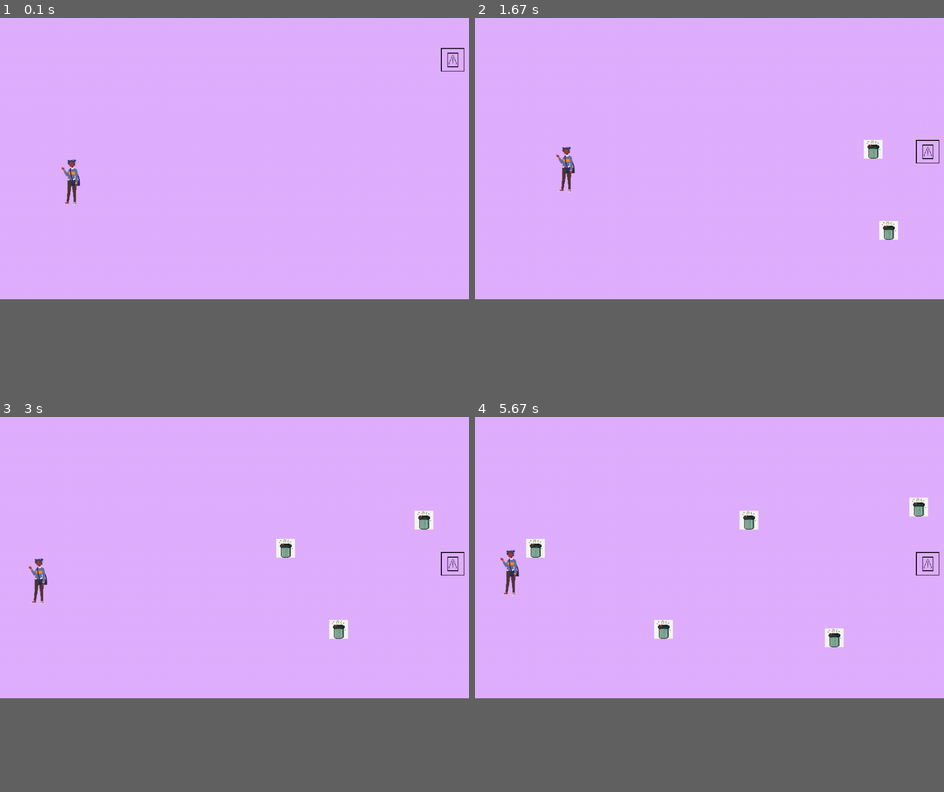
Above: before the commit, frames 1-4 (two rows, left to right).
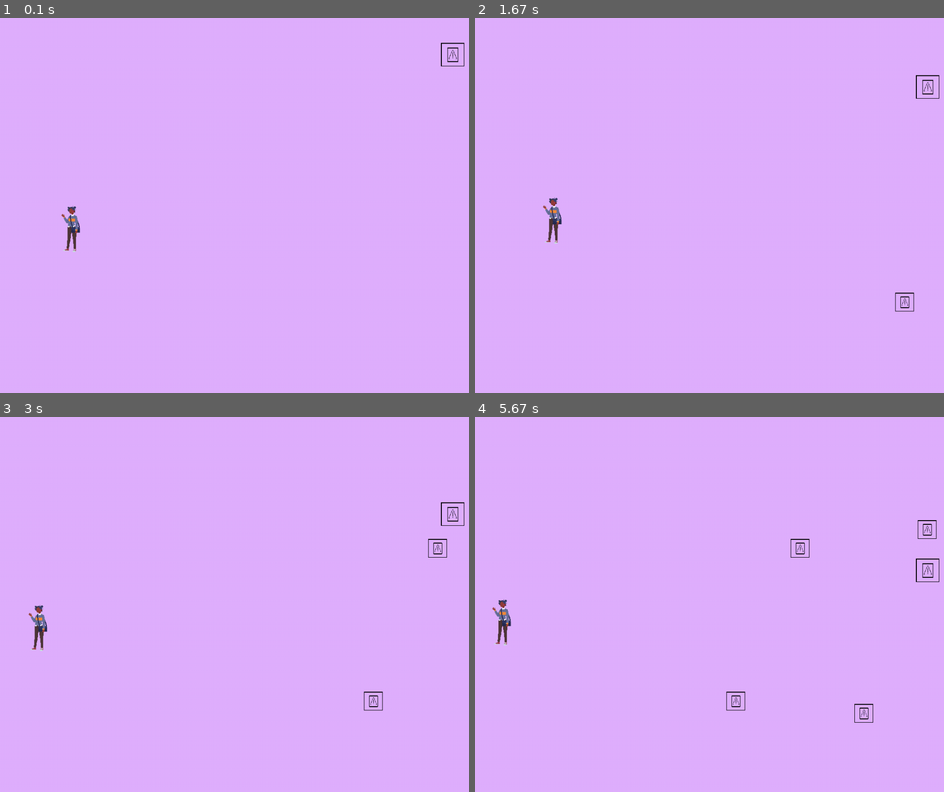
Above: after the commit, the same moments.

Repository: Moon-suny/projet_info_Becile
Game: pygame game, started from Jeu2/mainjeu2.py
Two runs of this game, one before a commit and one after it. Both use one fixed random seed, a clock stepped at 60 frames per second and the inputs below.
Inputs:
- Up to frame 1 (0.1 s): no input
- Up to frame 2 (1.67 s): hold Right 0.33-0.8 s; hold Up 0.83-1.13 s; hold Right 1.17-1.63 s
- Up to frame 3 (3 s): hold Left 1.67-2.2 s; hold Down 2.23-2.53 s; hold Left 2.57-2.97 s
- Up to frame 4 (5.67 s): hold Up 3-3.37 s; hold Right 3.4-4.03 s; hold Down 4.07-4.43 s; hold Left 4.47-4.93 s; hold Right 4.97-5.43 s; hold Up from 5.47 s (still down)
In our replay, the window is 900x540 before the commit and 900x720 after it. These sizes can differ from the game's own. Grey fills any space a smaller window leaves; there, only what the larger window draws over its background counts as a difference.

The runs differ from the first frame. In frame 1, 0.6% of the frame differs, in the area x 13-99%, y 6-63%; in frame 2, 1.1%; in frame 3, 1.4%; in frame 4, 1.9%, in the area x 3-99%, y 21-82%.

Commit message:
changement de vitesse

Diff:
--- a/Jeu2/mainjeu2.py
+++ b/Jeu2/mainjeu2.py
@@ -1,32 +1,33 @@
 import pygame
 import random
 from pygame.locals import *
+from PIL import Image, ImageSequence
 
 pygame.init()
 
 # écran principal
-screen_x, screen_y = 1000, 600
+screen_x, screen_y = 1000, 800
 screen = pygame.display.set_mode((screen_x, screen_y))
 pygame.display.set_caption("Jeu 2 : Enfuis-toi !")
 
 # Initialisation du player
 player_img = pygame.image.load("jeu2/img/10581090.png").convert_alpha()
 player_x, player_y = 100, screen_y/2  # Position initiale
-speed_player = 2  # Vitesse du joueur
+speed_player = 1.5  # Vitesse du joueur
 player_img = pygame.transform.scale (player_img,(100,100))
 
 #initialisation du mechant
 mechant_img = pygame.image.load("jeu2/img/Logo_cable_test.png")
 mechant_x, mechant_y = screen_x - 60 , 50 # position initiale du mechant
 mechant_img = pygame.transform.scale(mechant_img,(50,50)) #taille du méchant
-speed_mechant = 14
+speed_mechant = 3
 
 # ne pas suivre le joueur a la trace
 time_att = 50
 dernier_deplacement = pygame.time.get_ticks()
 
 #initialisation des tonneaux à éviter
-tonneau_img = pygame.image.load("jeu2/img/imgpoubelle.png")
+tonneau_img = pygame.image.load("jeu2/img/Logo_cable_test.png")
 tonneau_x, tonneau_y = screen_x - 50, screen_y/2
 tonneau_lance = False # savoir si le tonneau est lancer
 tonneau_img = pygame.transform.scale(tonneau_img,(40,40))
@@ -99,7 +100,7 @@
         dernier_dechet = pygame.time.get_ticks()
 
     for dechet in dechets :
-        dechet[0] -= 2
+        dechet[0] -= 1.5 # vitesse de dechet
         if dechet[0] < 0 :
             dechets.remove(dechet)
 
@@ -107,7 +108,7 @@
     if abs(player_y - mechant_y) < 20 :
         ini_du_tire()
     if tonneau_lance :
-        tonneau_x -= 3
+        tonneau_x -= 2 # vitesse du tonneau
         if tonneau_x < 0 :
             tonneau_lance = False
     if tonneau_lance and player_mask.overlap(tonneau_mask, (player_x - tonneau_x, player_y - tonneau_y)) :
Binary file added: Jeu2/img/background.gif
Binary file removed: Jeu2/img/imgpoubelle.png
Binary file removed: Jeu2/img/poubelle_1.jpg
Binary file removed: Jeu2/img/poubelle_2.jpg
